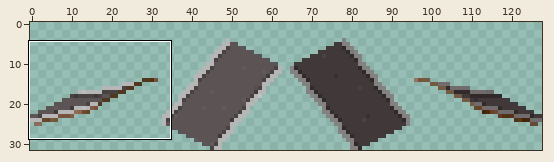
Sprite sheet, stored at road_slope.png. The first picture is a wide view before the edit; the outline marks the close-up.
Close-up. Before:
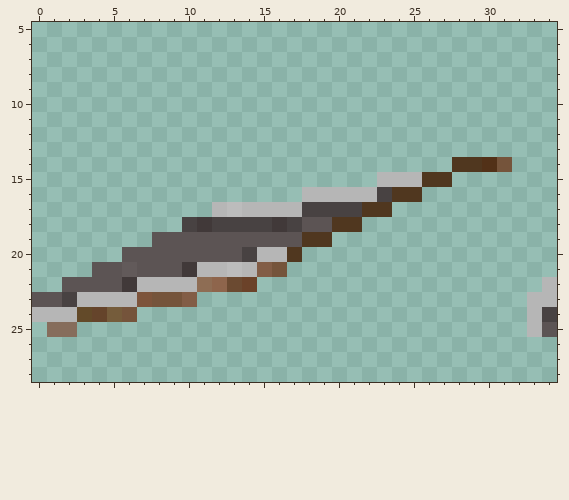
The file is 128x32 pixels. Colours within 5 levels of each other are drawn and written as one. Shown: x 0..34, y 5..28. The commit also changed other parts of the picture, which this record leaves out.
The result:
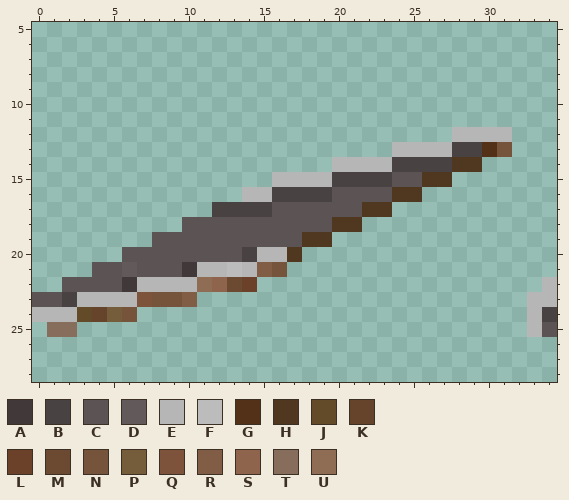
Palette (. is transparent): A #413939  B #484242  C #5c5454  D #625a5a  E #b6b6b6  F #bcbcbc  G #523118  H #50371f  J #634a29  K #65442b  L #6b4229  M #6b4a31  N #75543b  P #755c3b  Q #7d543b  R #825d46  S #8e654c  T #866d5c  U #8e6d54
From old to new:
@@ x 0..34 @@
 11 ...................................
-12 ...................................
-13 ...................................
-14 ............................HHGN...
-15 .......................EEEHH.......
-16 ..................EEEEEBHH.........
-17 ............EFEEEEBBBBHH...........
-18 ..........BABBBBABCCHH.............
+12 ............................EEEE...
+13 ........................EEEEBBGN...
+14 ....................EEEEBBBBHH.....
+15 ................EEEEBBBBCCHH.......
+16 ..............EEBBBBCCCCHH.........
+17 ............BBBBCCCCCCHH...........
+18 ..........CCCCCCCCCCHH.............
 19 ........CCCCCCCCCCHH...............
Where, in picture pixels (left, top, right, bottom), the same in both close-ups:
changed: (182, 127, 512, 232)
